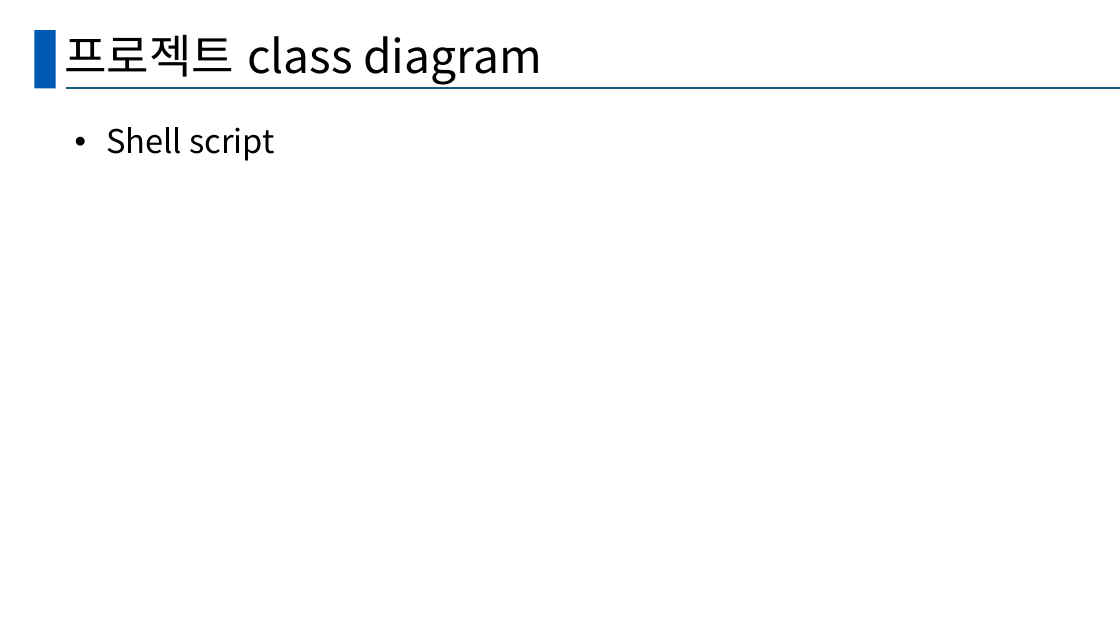
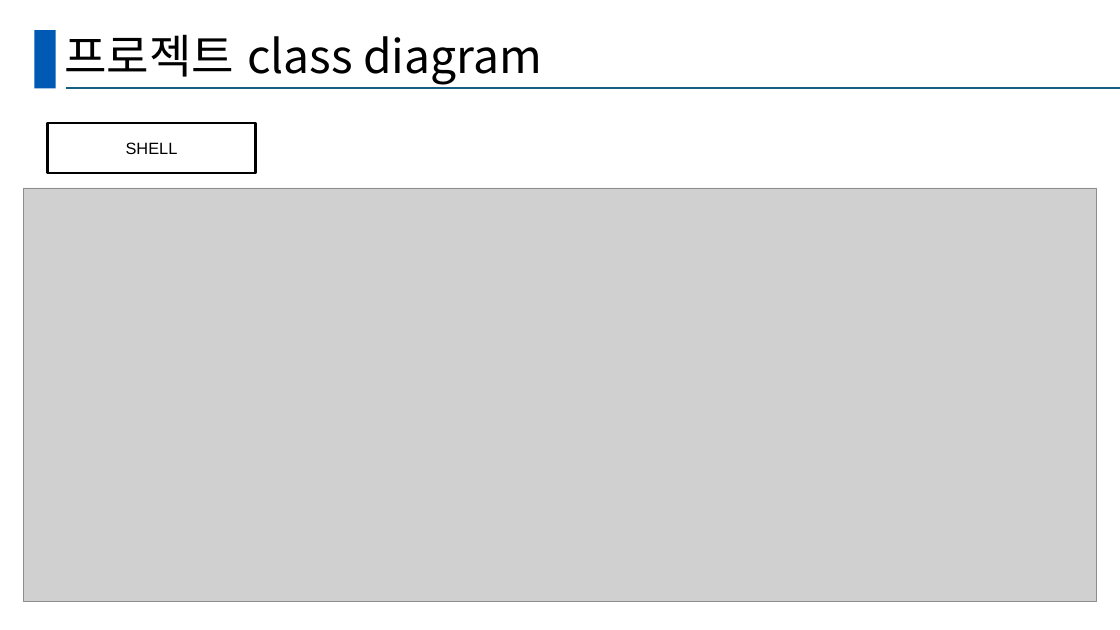
Before and after one commit to mhkim90/ssdproject-1234, a slide deck: slide 3 of 발표양식.pptx. Drawn at 1120x630 pixels with LibreOffice and Linux fonts; fonts in the diff are those of the drawing; grey boxes stand for pictures. Boxes give left, top, right and bottom in pixels: in the first picture for what was removed or moved away, otherwise in the second. Text is boxed around its words. In the diff, an @@ line names an element or a change of style, - is before the commit and + after.

```diff
--- a/발표양식.pptx
+++ b/발표양식.pptx
@@ rectangle added at [48, 123, 255, 173], fill #FFFFFF, outline #000000 2 pt, 14 pt, text #000000 @@
+SHELL
@@ text removed at [106, 127, 274, 161] @@
-• Shell script
@@ picture added at [24, 188, 1096, 602] @@
```
Also in this commit, not shown: 5 other slides changed, 1 slide added, 1 slide removed.
